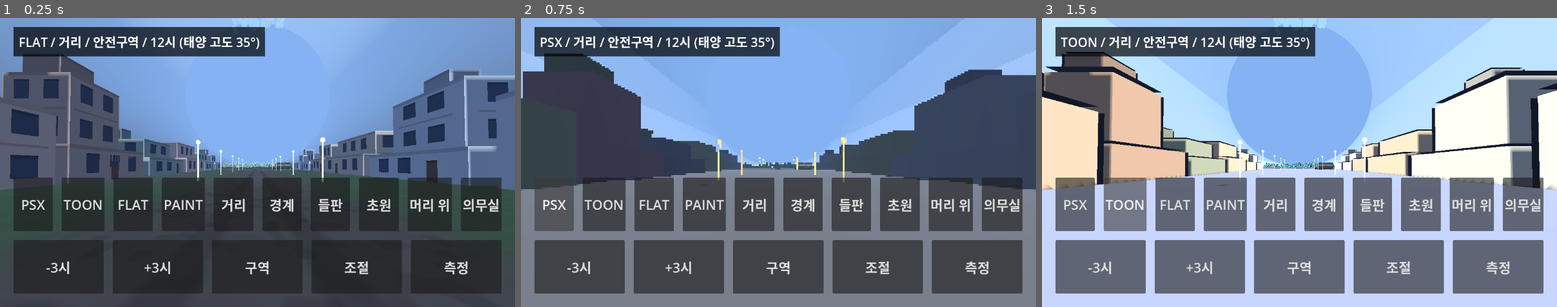
Above: before the commit, frames 1-3 (left to right).
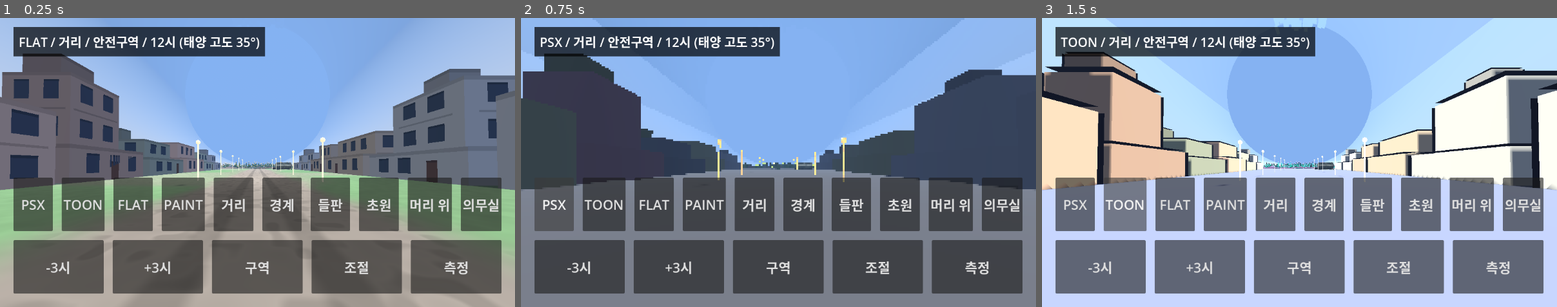
Above: after the commit, the same moments.

Repository: yeongkim0814-svg/habitat
Game: Godot game, scene res://spikes/m0_look/main.tscn
The game is run twice, just before and just after one commit, with the same random seed, the same clock (stepped at 60 frames per second) and the same inputs. This scene is started directly instead of the project's main scene.
Inputs:
- Up to frame 1 (0.25 s): no input
- Up to frame 2 (0.75 s): click "PSX" at 0.5 s
- Up to frame 3 (1.5 s): click "TOON" at 1.25 s

The runs differ from the first frame. In frame 1, 55% of the frame differs, in the area x 0-100%, y 0-100%; in frame 2, nothing differs; in frame 3, nothing differs.

Commit message:
feat(m0): FLAT 하늘·땅 주변광, FLAT 법선 방향 버그 수정, 측정 짝을 하늘광으로 (Closes #40)
Co-Authored-By: Claude Opus 5.5 <noreply@anthropic.com>
Claude-Session: https://claude.ai/code/session_01HASMSy8iY7SeiUjsU1YZyi

Diff:
--- a/spikes/m0_look/looks.gd
+++ b/spikes/m0_look/looks.gd
@@ -79,7 +79,10 @@
 varying vec4 vcol;
 void vertex() { vcol = COLOR; }
 void fragment() {
+	// Flat normal from screen derivatives, turned toward the camera: the derivative sign flips when the image is
+	// rendered upside down (M0 draws into a SubViewport), which lit FLAT faces from behind (Issue #40).
 	NORMAL = normalize(cross(dFdx(VERTEX), dFdy(VERTEX)));
+	NORMAL = dot(NORMAL, VERTEX) > 0.0 ? -NORMAL : NORMAL;
 	ALBEDO = base_color.rgb * vcol.rgb;
 	EMISSION = ALBEDO * emit;
 	ROUGHNESS = 1.0;
@@ -114,7 +117,10 @@
 }
 float hash(vec2 p) { return fract(sin(dot(p, vec2(12.9898, 78.233))) * 43758.5453); }
 void fragment() {
+	// Flat normal from screen derivatives, turned toward the camera: the derivative sign flips when the image is
+	// rendered upside down (M0 draws into a SubViewport), which lit FLAT faces from behind (Issue #40).
 	NORMAL = normalize(cross(dFdx(VERTEX), dFdy(VERTEX)));
+	NORMAL = dot(NORMAL, VERTEX) > 0.0 ? -NORMAL : NORMAL;
 	vec3 col = base_color.rgb * vcol.rgb;
 	vec3 emis = vec3(0.0);
 	// Interpolated varyings carry ~1e-7 noise; rounding keeps floor() and the hash below stable per box.
@@ -182,7 +188,10 @@
 	return mix(mix(hash(i), hash(i + vec2(1, 0)), f.x), mix(hash(i + vec2(0, 1)), hash(i + vec2(1, 1)), f.x), f.y);
 }
 void fragment() {
+	// Flat normal from screen derivatives, turned toward the camera: the derivative sign flips when the image is
+	// rendered upside down (M0 draws into a SubViewport), which lit FLAT faces from behind (Issue #40).
 	NORMAL = normalize(cross(dFdx(VERTEX), dFdy(VERTEX)));
+	NORMAL = dot(NORMAL, VERTEX) > 0.0 ? -NORMAL : NORMAL;
 	vec2 p = vloc.xz;
 	float fade = 1.0 - smoothstep(40.0, 120.0, length(VERTEX));
 	float big = vnoise(p * 0.07);
@@ -320,6 +329,14 @@
 	e.ambient_light_source = Environment.AMBIENT_SOURCE_COLOR
 	e.ambient_light_color = Color(0.85, 0.88, 0.95)
 	e.ambient_light_energy = AMBIENT[look]
+	if look == "flat":
+		# Hemisphere ambient (Issue #40): faces looking up get sky light, faces looking down get warm ground bounce.
+		# The world switches ambient_light_source between SKY and COLOR and sets the colors per hour.
+		var sky := Sky.new()
+		sky.sky_material = ProceduralSkyMaterial.new()
+		sky.radiance_size = Sky.RADIANCE_SIZE_32
+		e.sky = sky
+		e.reflected_light_source = Environment.REFLECTION_SOURCE_DISABLED
 	e.fog_enabled = true
 	e.fog_light_color = SKY[look]
 	e.fog_density = FOG[look]
--- a/spikes/m0_look/world.gd
+++ b/spikes/m0_look/world.gd
@@ -36,7 +36,7 @@
 var gpu_samples: Array[float] = []
 var bench_lines: Array[String] = []
 var bench_gpu := {} # "look:view:on|off" -> GPU ms of each run, for the tent on/off summary
-var tent_node: Node3D
+var hemi := true # FLAT hemisphere ambient; the benchmark measures it on and off (Issue #40)
 var bench_frame := 0
 var shot_frames := -1
 var shot_path := ""
@@ -51,6 +51,7 @@
 	scene.add_child(env_node)
 	scene.add_child(content)
 	sun.shadow_enabled = true
+	sun.sky_mode = DirectionalLight3D.SKY_MODE_LIGHT_ONLY # no sun disk in the ambient sky
 	sun.directional_shadow_mode = DirectionalLight3D.SHADOW_ORTHOGONAL
 	sun.directional_shadow_max_distance = 160.0
 	sun.shadow_bias = 0.05
@@ -76,6 +77,10 @@
 			if not text.is_valid_float() or float(text) < 0.0 or float(text) > 24.0:
 				return reject("--hour expects a number in 0-24, got '%s'" % text)
 			hour = float(text)
+		elif arg.begins_with("--hemi="):
+			if not arg.substr(7) in ["on", "off"]:
+				return reject("--hemi expects on or off, got '%s'" % arg.substr(7))
+			hemi = arg.substr(7) == "on"
 		elif arg.begins_with("--zone="):
 			if not arg.substr(7) in ZONE_NAMES:
 				return reject("--zone expects one of %s, got '%s'" % [", ".join(ZONE_NAMES.keys()), arg.substr(7)])
@@ -115,9 +120,9 @@
 	floor_root.transform = floor_xform()
 	content.add_child(floor_root)
 	Stage.street(look, rng, floor_root)
-	tent_node = Tent.build()
-	tent_node.transform = TENT_XFORM
-	floor_root.add_child(tent_node)
+	var tent := Tent.build()
+	tent.transform = TENT_XFORM
+	floor_root.add_child(tent)
 	if uses_meadow(view):
 		Stage.meadow(look, rng, floor_root)
 	else:
@@ -148,11 +153,27 @@
 	env.background_color = Sun.sky_color(elev)
 	env.fog_light_color = env.background_color
 	env.ambient_light_color = Sun.ambient_color(elev)
+	if env.sky != null:
+		env.ambient_light_source = Environment.AMBIENT_SOURCE_SKY if hemi else Environment.AMBIENT_SOURCE_COLOR
+		# Up is the habitat axis: the danger zone stage is upside down, so turn the sky with it.
+		env.sky_rotation = Vector3(0, 0, PI) if zone == "danger" else Vector3.ZERO
+		var m := env.sky.sky_material as ProceduralSkyMaterial
+		var ground := ground_bounce(elev, Looks.PALETTE["flat"]["street"])
+		m.sky_top_color = Sun.ambient_color(elev)
+		m.sky_horizon_color = Sun.ambient_color(elev).lerp(ground, 0.35)
+		m.ground_horizon_color = ground.lerp(Sun.ambient_color(elev), 0.35)
+		m.ground_bottom_color = ground
 	env.ambient_light_energy = Looks.AMBIENT[look] * lerpf(0.5, 0.8, smoothstep(-6.0, 10.0, elev)) * panel.value("ambient")
 	env.fog_density = panel.value("fog")
 	label.text = "%s / %s / %s / %02d시 (태양 고도 %d°)" % [Looks.NAMES[look], VIEW_NAMES[view], ZONE_NAMES[zone], int(hour), int(elev)]
 	if view == "tent" and not Tent.textures_found():
 		label.text += " / 텍스처 없음(assets 폴더 확인)"
+
+# Light the ground sends back up: its color times direct sun on the ground (grows with elevation) plus a little sky.
+static func ground_bounce(elev: float, albedo: Color) -> Color:
+	var direct := Sun.light_color(elev) * (Sun.light_energy(elev) * maxf(sin(deg_to_rad(elev)), 0.0) * 1.6)
+	var c := albedo * (direct + Sun.ambient_color(elev) * 0.35)
+	return Color(c.r, c.g, c.b, 1.0)
 
 func uses_meadow(v: String) -> bool:
 	return v == "meadow" or v == "boundary"
@@ -251,7 +272,8 @@
 	bench_queue = bench_items()
 	next_bench()
 
-# Each look x view is measured on, off, off, on (ABBA) back to back; hidden also leaves the shadow pass.
+# Each look x view is measured with the FLAT hemisphere ambient on, off, off, on (ABBA) back to back (Issue #40).
+# Other looks have no hemisphere ambient, so their rows show the measurement noise.
 # Averaging both "on" and both "off" runs cancels drift that is linear in time (temperature, clocks) within every row (Issue #38).
 static func bench_items() -> Array[String]:
 	var items: Array[String] = []
@@ -265,7 +287,7 @@
 	# The renderer reports 0 when GPU timing is unavailable: say so instead of showing a zero difference.
 	if on <= 0.0 or off <= 0.0:
 		return "%s %s: GPU 시간 없음(로그의 mean_ms 참고)" % [l, v]
-	return "%s %s: 텐트 켬 %.2f / 끔 %.2f / 차이 %+.2f ms" % [l, v, on, off, on - off]
+	return "%s %s: 하늘광 켬 %.2f / 끔 %.2f / 차이 %+.2f ms" % [l, v, on, off, on - off]
 
 static func mean_gpu(runs: Array) -> float:
 	# A run without GPU timing (0) makes the whole condition unavailable.
@@ -280,8 +302,8 @@
 	var parts := bench_queue[0].split(":")
 	look = parts[0]
 	view = parts[1]
+	hemi = parts[2] == "on"
 	rebuild()
-	tent_node.visible = parts[2] == "on"
 	bench_samples.clear()
 	cpu_samples.clear()
 	gpu_samples.clear()
@@ -292,9 +314,9 @@
 	sorted.sort()
 	var p95: float = sorted[int(sorted.size() * 0.95)]
 	var gpu := mean_of(gpu_samples)
-	var tent_state := bench_queue[0].split(":")[2]
+	var hemi_state := bench_queue[0].split(":")[2]
 	bench_gpu.get_or_add(bench_queue[0], []).append(gpu)
-	var line := "M0 look=%s view=%s tent=%s mean_ms=%.3f p95_ms=%.3f render_cpu_mean_ms=%.3f render_gpu_mean_ms=%s samples=%d refresh_hz=%s vsync=%d" % [look, view, tent_state, mean_of(bench_samples), p95, mea …(131 unchanged characters)…
+	var line := "M0 look=%s view=%s hemi=%s mean_ms=%.3f p95_ms=%.3f render_cpu_mean_ms=%.3f render_gpu_mean_ms=%s samples=%d refresh_hz=%s vsync=%d" % [look, view, hemi_state, mean_of(bench_samples), p95, mea …(131 unchanged characters)…
 	print(line)
 	bench_queue.remove_at(0)
 	if bench_queue.is_empty():
@@ -304,7 +326,8 @@
 				bench_lines.append(cost_line(l, v, mean_gpu(bench_gpu["%s:%s:on" % [l, v]]), mean_gpu(bench_gpu["%s:%s:off" % [l, v]])))
 		bench_lines.append("GPU ms, %s Hz, vsync=%d" % [refresh_text(), DisplayServer.window_get_vsync_mode()])
 		print("\n".join(bench_lines))
-		tent_node.visible = true
+		hemi = true
+		apply_time()
 		label.text = "\n".join(bench_lines)
 		label.add_theme_font_size_override("font_size", 20)
 	else:
--- a/tests/m0/run.gd
+++ b/tests/m0/run.gd
@@ -61,6 +61,7 @@
 	test_buildings()
 	test_flat_ground()
 	test_tent()
+	test_hemi()
 	print("M0 tests: %s" % ("OK" if failures == 0 else "%d FAILED" % failures))
 	quit(1 if failures > 0 else 0)
 
@@ -207,3 +208,16 @@
 	check(World.cost_line("flat", "tent", 3.5, 0.0).contains("GPU 시간 없음"), "summary says GPU timing is unavailable instead of showing 0")
 	check(World.cost_line("flat", "tent", 3.5, 3.25).ends_with("+0.25 ms"), "cost line shows on - off")
 	tent.free()
+
+func test_hemi() -> void:
+	# Derivative normals flip when the image is drawn upside down (SubViewport): every FLAT shader turns them toward the camera.
+	for code in [Looks.SHADER_FLAT, Looks.SHADER_FLAT_WALL, Looks.SHADER_FLAT_GROUND]:
+		check(code.contains("NORMAL = dot(NORMAL, VERTEX) > 0.0 ? -NORMAL : NORMAL;"), "FLAT shader turns its derivative normal toward the camera")
+	var e := Looks.environment("flat")
+	check(e.sky != null and e.sky.sky_material is ProceduralSkyMaterial, "FLAT has a sky for hemisphere ambient")
+	check(e.reflected_light_source == Environment.REFLECTION_SOURCE_DISABLED, "the ambient sky adds no reflections")
+	for look in ["psx", "toon", "paint"]:
+		check(Looks.environment(look).sky == null, "%s keeps its flat-color ambient" % look)
+	var noon := World.ground_bounce(60.0, Looks.PALETTE["flat"]["street"])
+	var night := World.ground_bounce(-20.0, Looks.PALETTE["flat"]["street"])
+	check(noon.r > noon.b and noon.get_luminance() > night.get_luminance() * 2.0, "ground bounce is warm by day and dim at night")
Not shown, changed: docs/spikes/M0_LOOK.md
